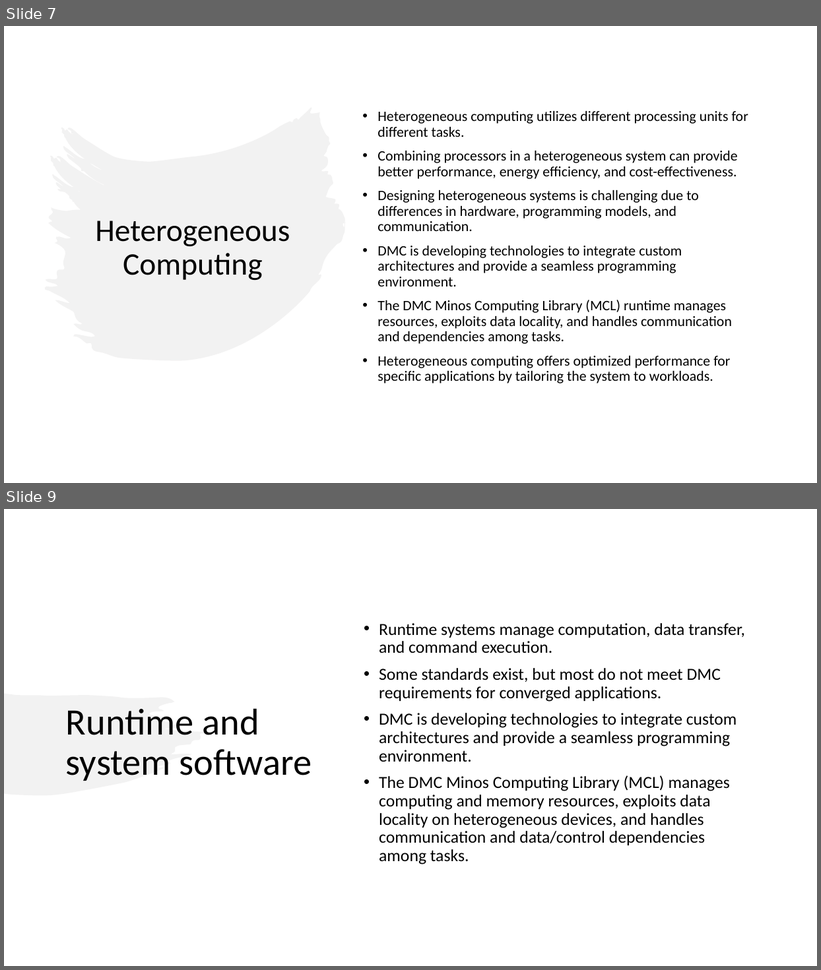
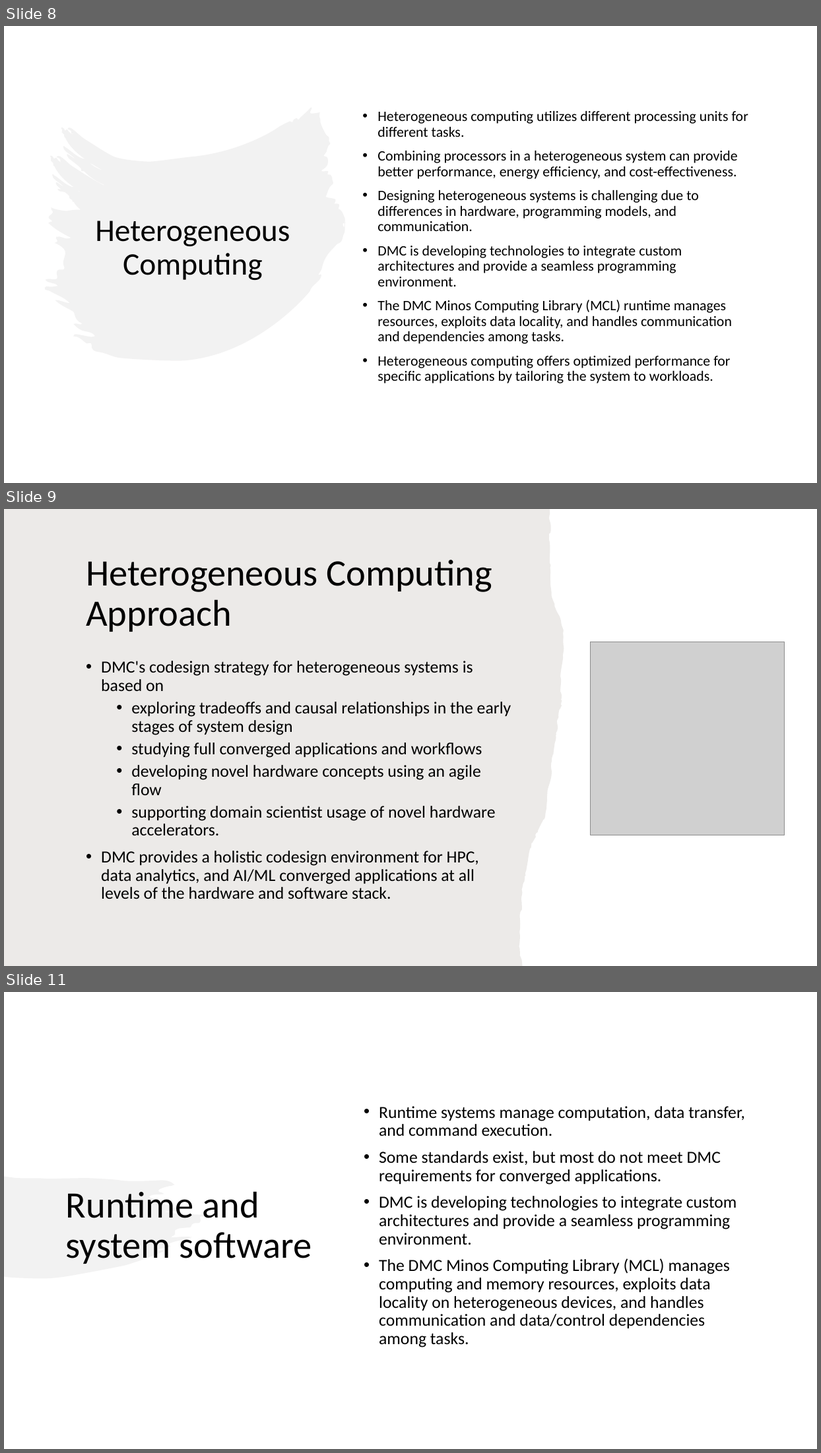
Before and after one commit to dhanifudin/presentation, a slide deck: Codesign.pptx. Shown one above the other, each under a label of ours: slides 7 and 9 before the commit, slides 8, 9 and 11 after it; the slides between them are not shown. The pictures are 821x970 and 821x1453 pixels, drawn with LibreOffice and Linux fonts; fonts in the diff are those of the drawing; grey boxes stand for pictures. Boxes give left, top, right and bottom in pixels: in the first picture for what was removed or moved away, otherwise in the second. Text is boxed around its words. In the diff, an @@ line names an element or a change of style, - is before the commit and + after.

Commit message:
update codesign

```diff
--- a/Codesign.pptx
+++ b/Codesign.pptx
@@ slide 9 added at box(4, 509, 817, 966), background #FFFFFF @@
@@ freeform shape added at box(4, 509, 587, 966), fill #82766A at 15% opacity @@
@@ title added at box(86, 560, 492, 632), 44 pt, text #000000 @@
+Heterogeneous Computing Approach
@@ picture added at box(591, 642, 785, 836) @@
@@ text added at box(101, 661, 512, 899), 20 pt, text #000000 @@
+• DMC's codesign strategy for heterogeneous systems is based on
+  • exploring tradeoffs and causal relationships in the early stages of system design
+  • studying full converged applications and workflows
+  • developing novel hardware concepts using an agile flow
+  • supporting domain scientist usage of novel hardware accelerators.
+• DMC provides a holistic codesign environment for HPC, data analytics, and AI/ML converged applications at all levels of the hardware and software stack.
@@ what was slide 7 is now slide 8 @@
@@ what was slide 9 is now slide 11 @@
```
Also in this commit, not shown: 1 slide changed, 1 other slide added.
